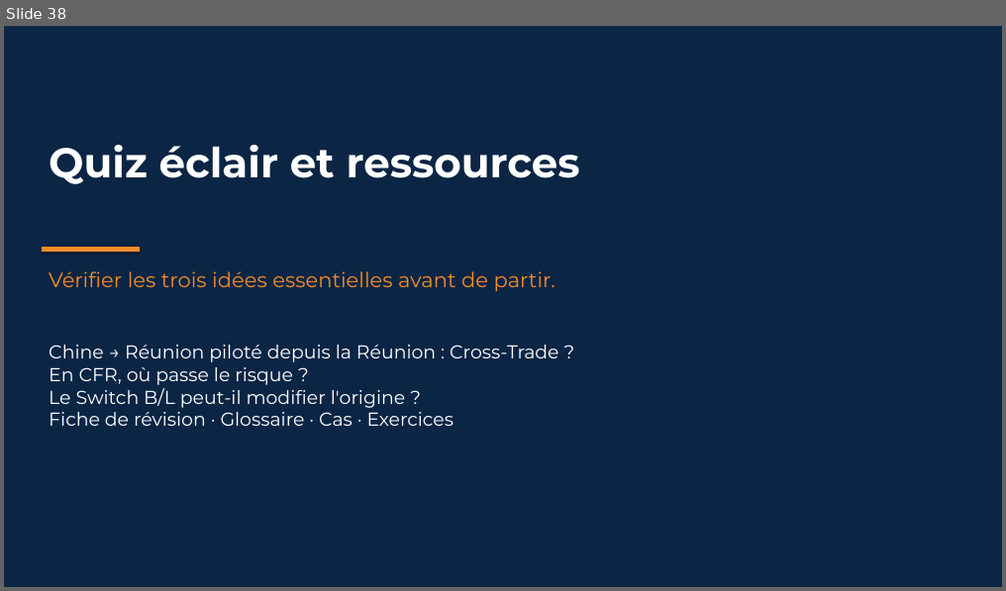
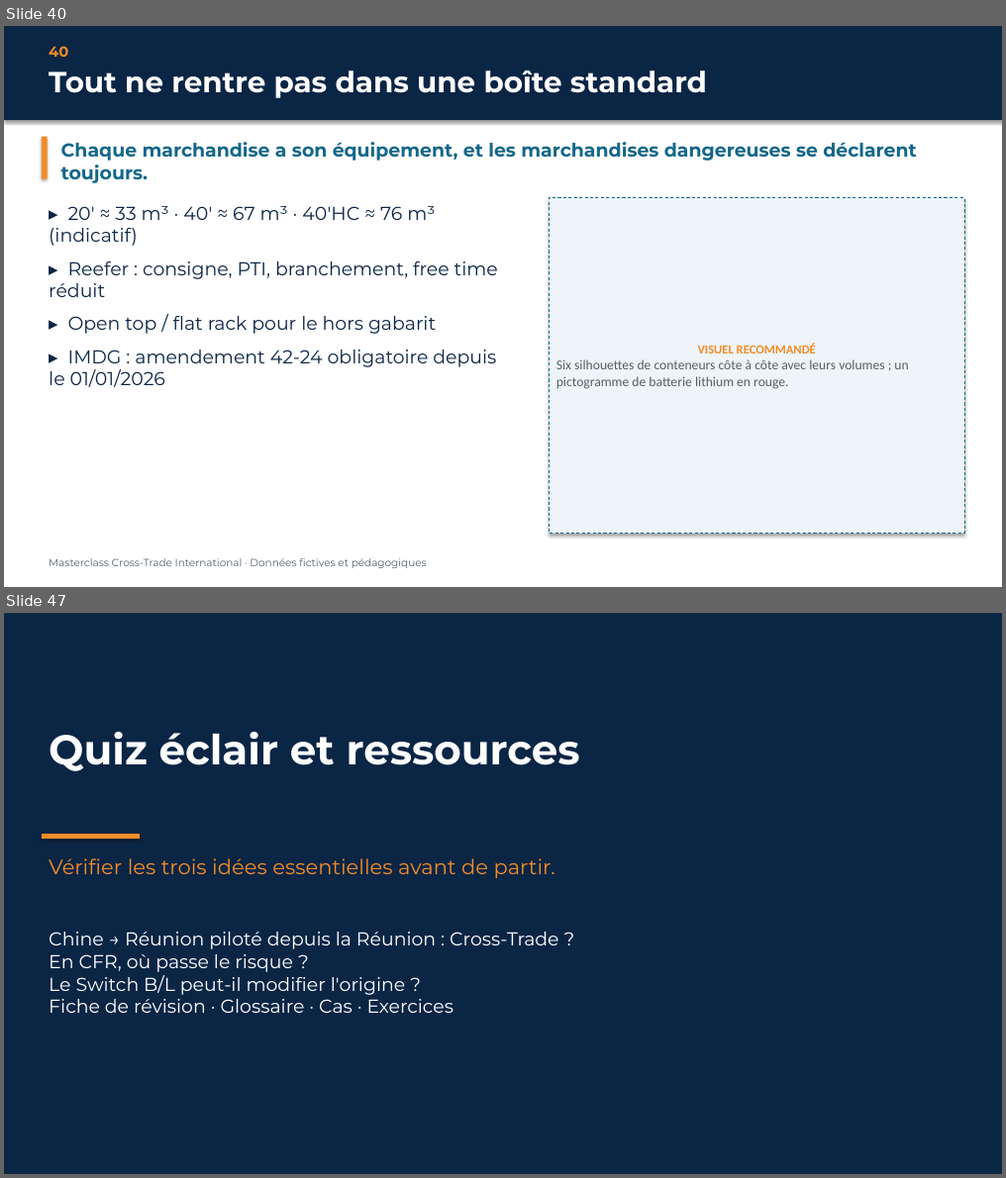
Before and after one commit to houzaifahr974-cyber/houzaifahr974-cyber, a slide deck: masterclass-cross-trade/Masterclass-Cross-Trade.pptx. Shown one above the other, each under a label of ours: slide 38 before the commit, slides 40 and 47 after it; the slides between them are not shown. The pictures are 1006x591 and 1006x1178 pixels, drawn with LibreOffice and Linux fonts; fonts in the diff are those of the drawing. Boxes give left, top, right and bottom in pixels: in the first picture for what was removed or moved away, otherwise in the second. Text is boxed around its words. In the diff, an @@ line names an element or a change of style, - is before the commit and + after.

```diff
--- a/masterclass-cross-trade/Masterclass-Cross-Trade.pptx
+++ b/masterclass-cross-trade/Masterclass-Cross-Trade.pptx
@@ slide 40 added at (4,26,1002,587), background #FFFFFF @@
@@ rectangle added at (4,26,1002,120), fill #0B2545 @@
@@ text added at (49,46,68,57), 14 pt, text #F28C28, bold @@
+40
@@ text added at (49,71,707,98), 28 pt, text #FFFFFF, bold @@
+Tout ne rentre pas dans une boîte standard
@@ rectangle added at (42,137,48,179), fill #F28C28 @@
@@ text added at (61,142,917,183), 18 pt, text #13678A, bold @@
+Chaque marchandise a son équipement, et les marchandises dangereuses se déclarent toujours.
@@ rectangle added at (549,198,964,534), fill #EEF4F8, outline #13678A 0.75 pt dashed, 13 pt, text #55606E @@
+VISUEL RECOMMANDÉ
+Six silhouettes de conteneurs côte à côte avec leurs volumes ; un pictogramme de batterie lithium en rouge.
@@ text added at (49,206,498,387), 18 pt, text #0B2545 @@
+▸ 20' ≈ 33 m³ · 40' ≈ 67 m³ · 40'HC ≈ 76 m³ (indicatif)
+▸ Reefer : consigne, PTI, branchement, free time réduit
+▸ Open top / flat rack pour le hors gabarit
+▸ IMDG : amendement 42-24 obligatoire depuis le 01/01/2026
@@ text added at (49,559,427,569), 10 pt, text #55606E @@
+Masterclass Cross-Trade International · Données fictives et pédagogiques
@@ what was slide 38 is now slide 47 @@
```
Also in this commit, not shown: 1 slide changed, 8 other slides added, 14 other files.
